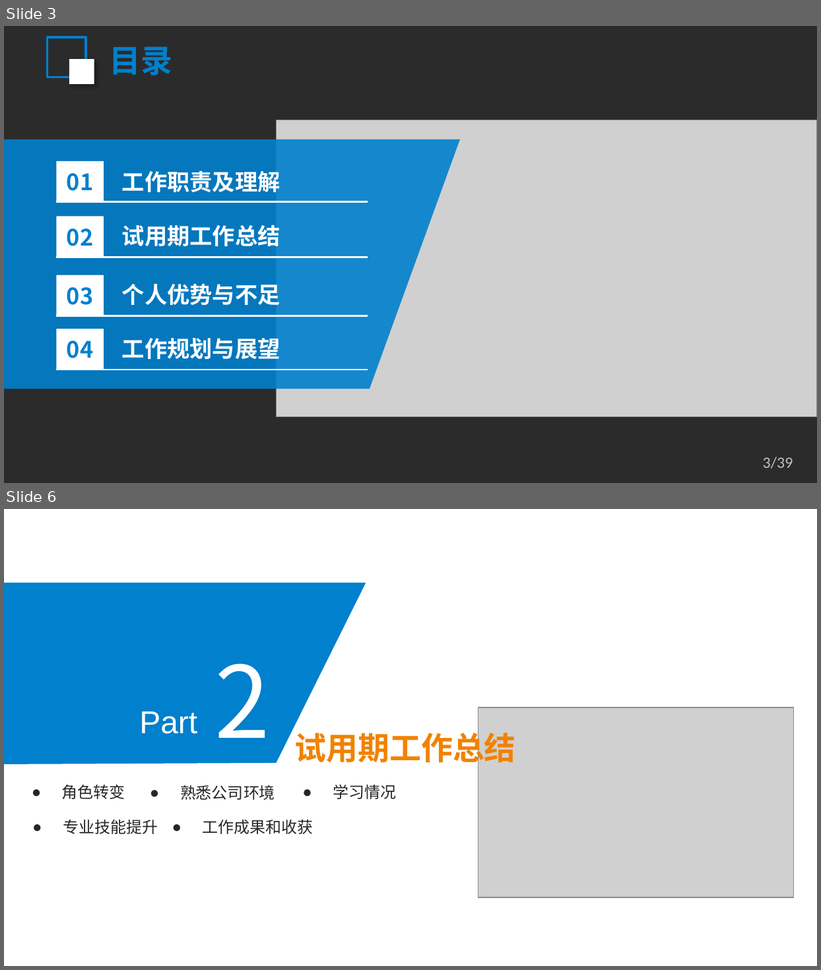
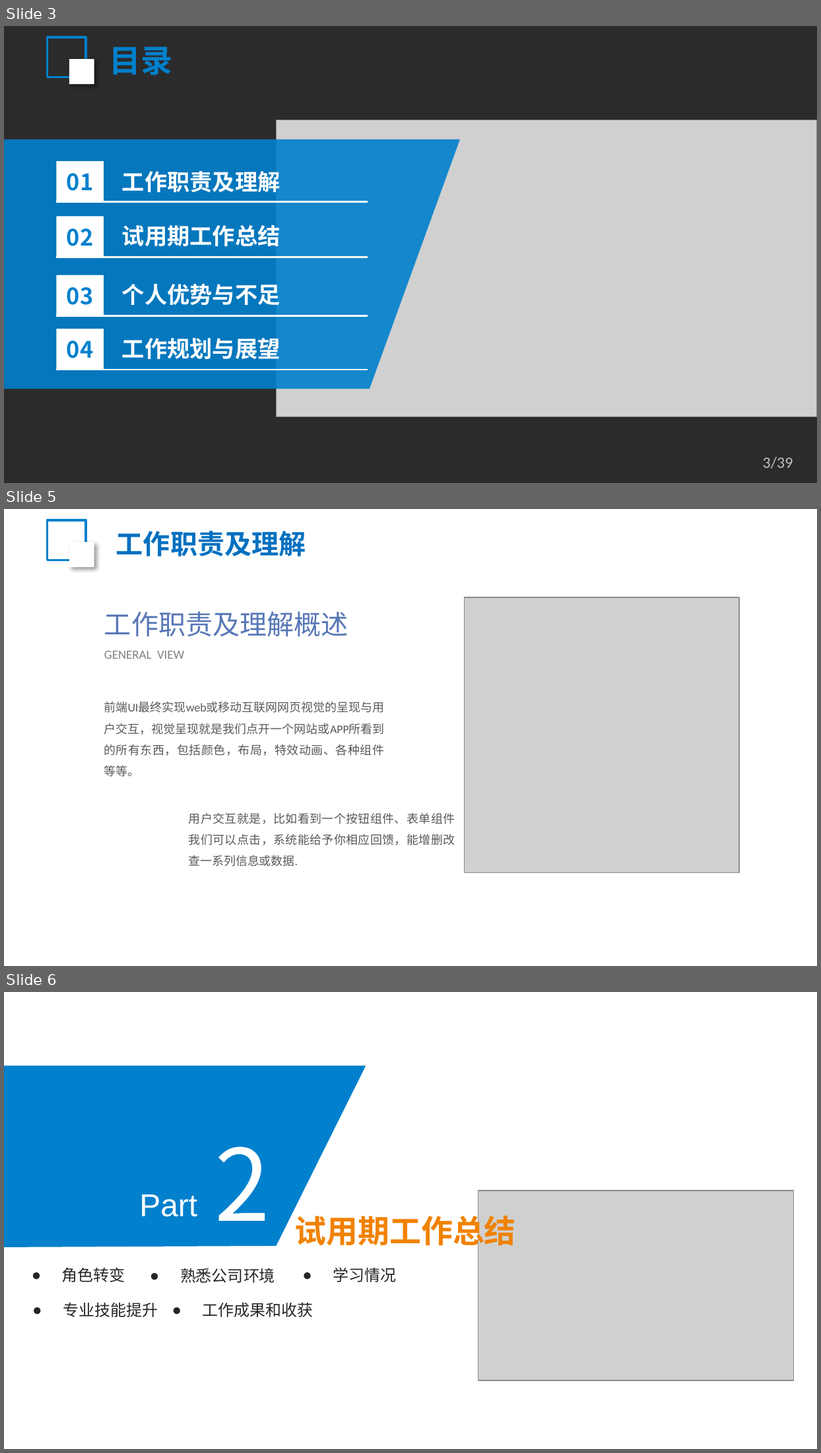
Before and after one commit to MaoLanghahaha/personal_notes, a slide deck: 2021校招新员工转正答辩模板.pptx. Shown one above the other, each under a label of ours: slides 3 and 6 before the commit, slides 3, 5 and 6 after it; the slides between them are not shown. The pictures are 821x970 and 821x1453 pixels, drawn with LibreOffice and Linux fonts; fonts in the diff are those of the drawing; grey boxes stand for pictures; background and template pictures are left out; a plain dark background stands for a picture behind light text. Boxes give left, top, right and bottom in pixels: in the first picture for what was removed or moved away, otherwise in the second. Text is boxed around its words. In the diff, an @@ line names an element or a change of style, - is before the commit and + after.

```diff
--- a/2021校招新员工转正答辩模板.pptx
+++ b/2021校招新员工转正答辩模板.pptx
@@ slide 5 added at (4, 509, 817, 966), background picture (left out) @@
@@ rectangle added at (47, 520, 86, 560), outline #0180CD 2.25 pt @@
@@ rectangle added at (69, 543, 94, 568), fill #FFFFFF @@
@@ text added at (116, 531, 306, 557), 24 pt, text #0070C0, bold @@
+工作职责及理解
@@ picture added at (464, 597, 739, 873) @@
@@ text added at (104, 611, 349, 637), 24 pt, text gradient #5877B6 to #465E96 @@
+工作职责及理解概述
@@ text added at (104, 651, 184, 659), 11 pt, text #808080 @@
+GENERAL VIEW
@@ text added at (104, 702, 384, 777), 10.5 pt, text #595959 @@
+前端UI最终实现web或移动互联网网页视觉的呈现与用户交互，视觉呈现就是我们点开一个网站或APP所看到的所有东西，包括颜色，布局，特效动画、各种组件等等。
@@ text added at (189, 813, 455, 867), 10.5 pt, text #595959 @@
+用户交互就是，比如看到一个按钮组件、表单组件我们可以点击，系统能给予你相应回馈，能增删改查一系列信息或数据.
```
Also in this commit, not shown: 3 slides changed, 2 other slides added, 1 slide removed.
